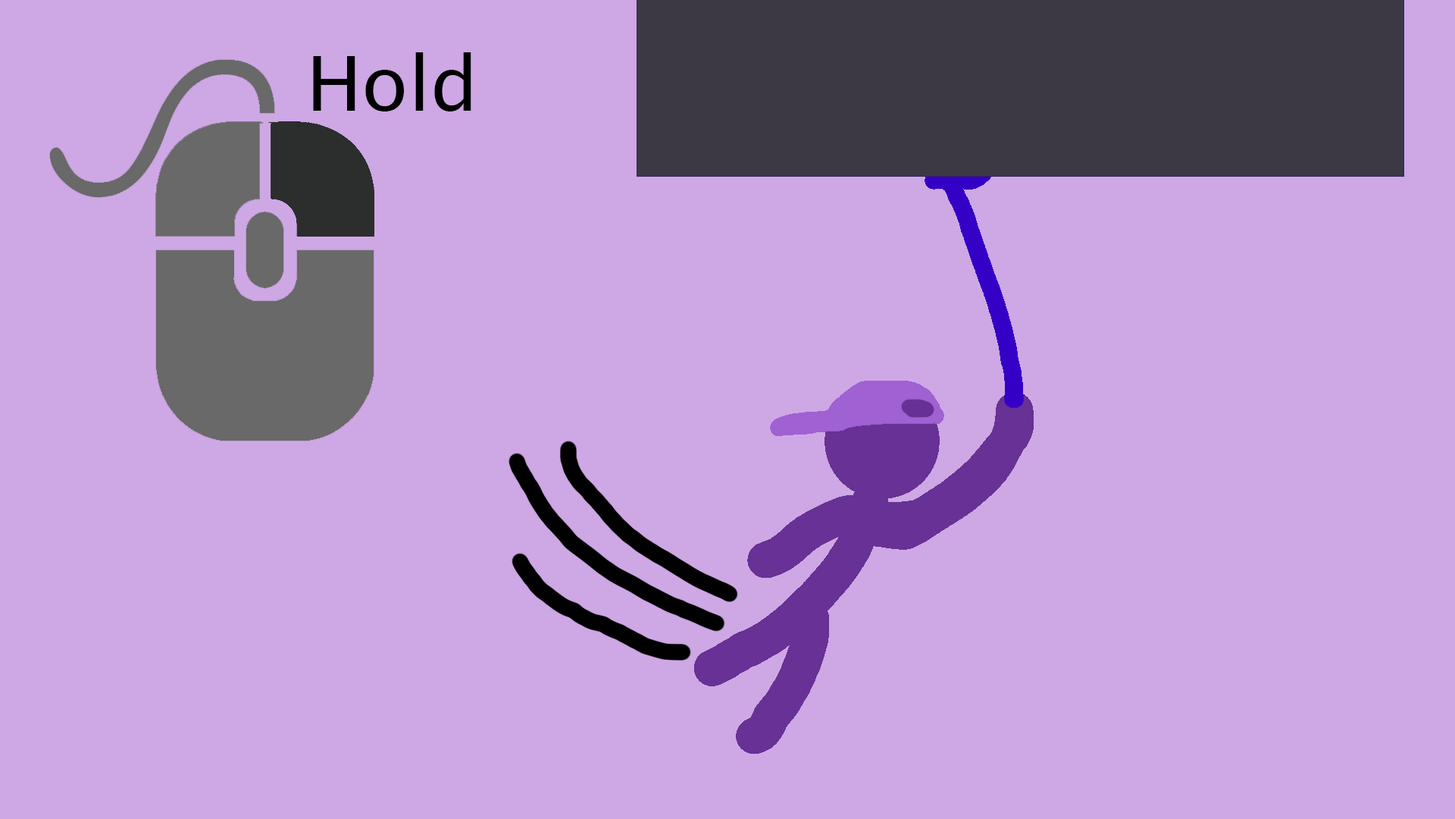
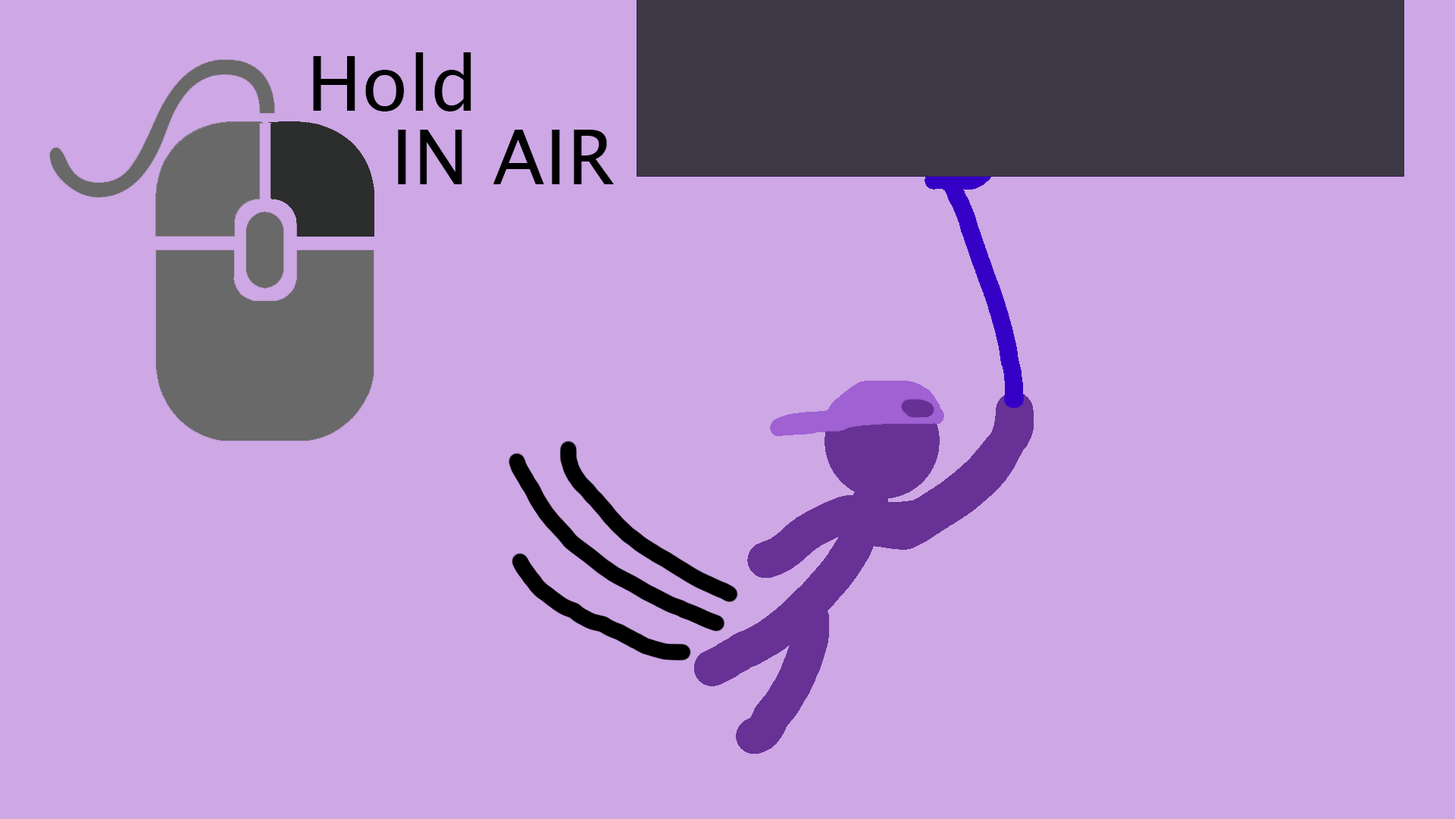
Two versions of the same layered image (1455x819). Layer-by-layer changes:
added layer "IN AIR" above "Hold" over [397, 129, 614, 185]
